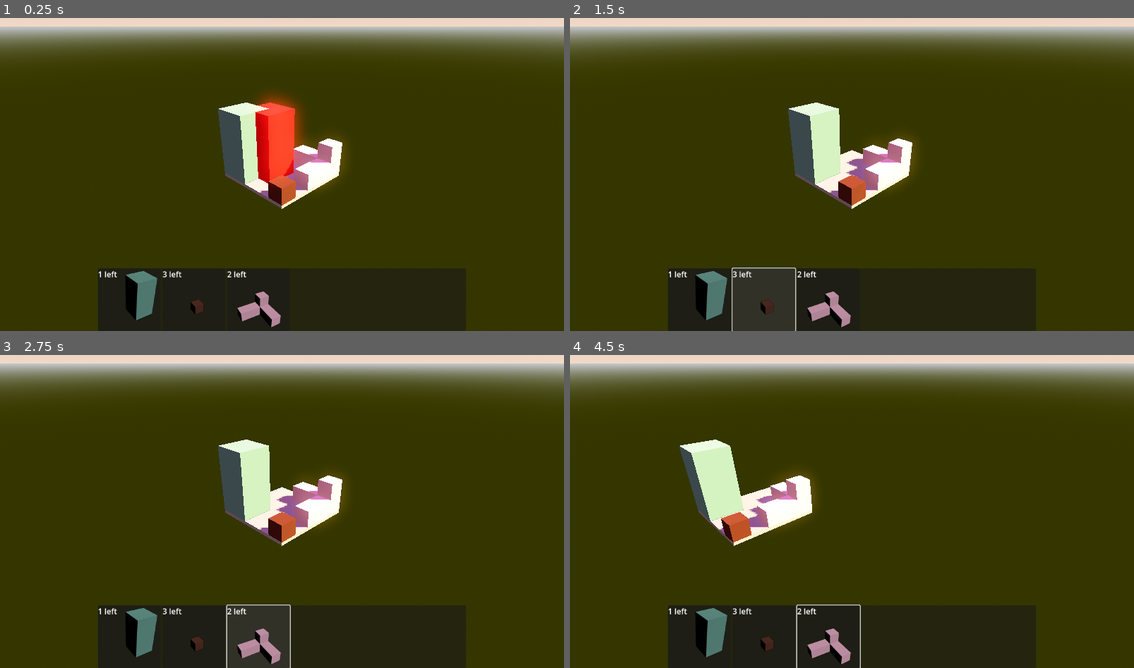
Above: before the commit, frames 1-4 (two rows, left to right).
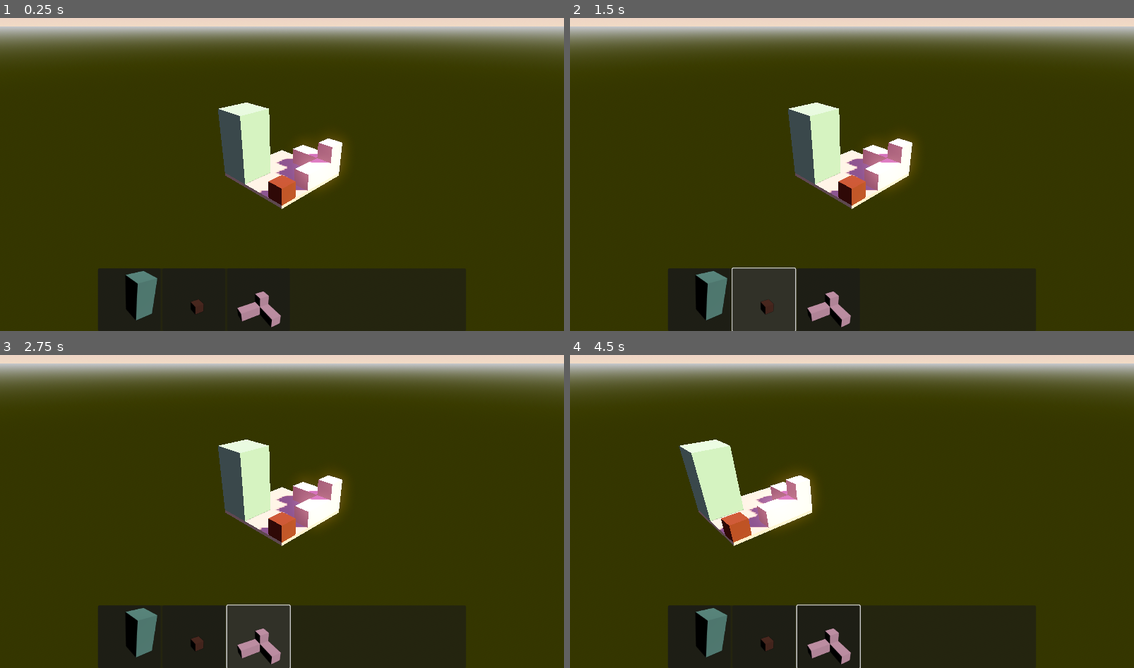
Above: after the commit, the same moments.

Repository: TomMurray/ld54
Game: Godot game, scene res://scenes/levels/test_level.tscn
Same seed, same stepped clock (60 frames per second), same inputs: the game is played once before the commit and once after it.
Inputs (mouse positions are in pixels of both pictures, inside the frame that each line leads up to):
- Up to frame 1 (0.25 s): no input
- Up to frame 2 (1.5 s): click (699, 299) at 0.5 s; click (761, 299) at 1.25 s, where only the run before the commit has a clickable "3 left"
- Up to frame 3 (2.75 s): click (259, 636) at 2 s, where only the run before the commit has a clickable "2 left"
- Up to frame 4 (4.5 s): click (761, 636) at 2.77 s; click (829, 636) at 3.52 s; tap Enter at 4.25 s; move the mouse to (976, 492) at 4.27 s; hold D (move_right) from 4.28 s (still down); click (976, 492) at 4.35 s

The runs differ from the first frame. In frame 1, 2.1% of the frame differs, in the area x 17-54%, y 23-83%; in frame 2, 0.1%; in frame 3, 0.1%; in frame 4, 0.1%.

Commit message:
Get some real inventory selection working and building, without much other logic

Diff:
--- a/project.godot
+++ b/project.godot
@@ -67,8 +67,3 @@
 "events": [Object(InputEventMouseButton,"resource_local_to_scene":false,"resource_name":"","device":-1,"window_id":0,"a …(253 unchanged characters)…
 ]
 }
-build={
-"deadzone": 0.5,
-"events": [Object(InputEventMouseButton,"resource_local_to_scene":false,"resource_name":"","device":-1,"window_id":0,"alt_pressed":false,"shift_pressed":false,"ctrl_pressed":false,"meta_pressed":false,"button_mask":1,"position":Vector2(51, 17),"global_position":Vector2(55, 60),"factor":1.0,"button_index":1,"canceled":false,"pressed":true,"double_click":false,"script":null)
-]
-}
--- a/scenes/inventory_item_button.tscn
+++ b/scenes/inventory_item_button.tscn
@@ -24,5 +24,3 @@
 layout_mode = 0
 offset_right = 40.0
 offset_bottom = 23.0
-
-[connection signal="button_up" from="." to="." method="_on_button_up"]
--- a/scenes/levels/test_level.tscn
+++ b/scenes/levels/test_level.tscn
@@ -1,6 +1,7 @@
-[gd_scene load_steps=17 format=3 uid="uid://cp481581qrtel"]
+[gd_scene load_steps=18 format=3 uid="uid://cp481581qrtel"]
 
 [ext_resource type="PackedScene" uid="uid://dmk4fy0npeb6m" path="res://scenes/constructibles/apartment_block.tscn" id="1_6wnr6"]
+[ext_resource type="Script" path="res://scripts/inventory.gd" id="1_dx15y"]
 [ext_resource type="Script" path="res://scripts/level.gd" id="1_mxfe0"]
 [ext_resource type="Script" path="res://scripts/level_resource_def.gd" id="2_imjbt"]
 [ext_resource type="PackedScene" uid="uid://bdoi88vqtrout" path="res://scenes/constructibles/house_small.tscn" id="2_qea0p"]
@@ -67,10 +68,13 @@
 
 [node name="test_level" type="Node3D"]
 
-[node name="level" type="Node3D" parent="." node_paths=PackedStringArray("res_display")]
+[node name="inventory" type="Node3D" parent="."]
+script = ExtResource("1_dx15y")
+contents = Array[ExtResource("2_imjbt")]([SubResource("Resource_yhi3t"), SubResource("Resource_c2uhj"), SubResource("Resource_o5dmf")])
+
+[node name="level" type="Node3D" parent="." node_paths=PackedStringArray("inventory")]
 script = ExtResource("1_mxfe0")
-level_res = Array[ExtResource("2_imjbt")]([SubResource("Resource_yhi3t"), SubResource("Resource_c2uhj"), SubResource("Resource_o5dmf")])
-res_display = NodePath("../CanvasLayer/MarginContainer/PanelContainer/inventory_display")
+inventory = NodePath("../inventory")
 
 [node name="apartment_block" parent="level" instance=ExtResource("1_6wnr6")]
 transform = Transform3D(1, 0, 0, 0, 1, 0, 0, 0, 1, 1, 0, 1)
@@ -112,8 +116,7 @@
 shadow_enabled = true
 shadow_blur = 2.951
 
-[node name="builder" parent="." node_paths=PackedStringArray("level") instance=ExtResource("7_tmddd")]
-level = NodePath("../level")
+[node name="builder" parent="." instance=ExtResource("7_tmddd")]
 
 [node name="TestMarker" type="CSGSphere3D" parent="."]
 transform = Transform3D(1, 0, 0, 0, 1, 0, 0, 0, 1, 1.10586, 0.678907, 0.499999)
@@ -141,5 +144,10 @@
 [node name="PanelContainer" type="PanelContainer" parent="CanvasLayer/MarginContainer"]
 layout_mode = 2
 
-[node name="inventory_display" parent="CanvasLayer/MarginContainer/PanelContainer" instance=ExtResource("8_qw07l")]
+[node name="inventory_display" parent="CanvasLayer/MarginContainer/PanelContainer" node_paths=PackedStringArray("inventory") instance=ExtResource("8_qw07l")]
 layout_mode = 2
+inventory = NodePath("../../../../inventory")
+
+[connection signal="select_item" from="inventory" to="builder" method="select_constructible"]
+[connection signal="build" from="builder" to="level" method="build_item"]
+[connection signal="item_selected" from="CanvasLayer/MarginContainer/PanelContainer/inventory_display" to="inventory" method="_on_inventory_display_item_selected"]
--- a/scripts/builder.gd
+++ b/scripts/builder.gd
@@ -4,16 +4,13 @@
 ## Represents a visual marker for where a building will
 ## be built next, and which building.
 ## This might also be responsible for actually placing the object (?)
-
-# Take a reference to a level
-@export var level : Level
 @onready var placement_point : Node3D = $display_anchor
 var curr_constructible : Constructible = null
+var curr_inventory_index : int = -1
 
-const selected_constructible : PackedScene = preload("res://scenes/constructibles/apartment_block.tscn")
+signal build(index : int, pos : Vector3)
 
-
-func make_a_move(pos):
+func move_to(pos):
 	if not pos:
 		visible = false
 		return
@@ -27,14 +24,28 @@
 	)
 	position = pos as Vector3
 
+func _unhandled_input(event):
+	if event is InputEventMouseButton:
+		if (event as InputEventMouseButton).is_pressed():
+			try_build()
+
 func try_build():
-	print("try_build")
+	if curr_inventory_index >= 0:
+		if curr_constructible.can_build():
+			build.emit(curr_inventory_index, position)
+		else:
+			print("Can't build there")
 
-
-func _ready():
-	curr_constructible = selected_constructible.instantiate() as Constructible
-	curr_constructible.make_candidate()
-	placement_point.add_child(curr_constructible)
+func select_constructible(index: int, s : PackedScene):
+	if index == curr_inventory_index:
+		return
+	placement_point.remove_child(curr_constructible)
+	curr_constructible = null
+	curr_inventory_index = index
+	if index >= 0:
+		curr_constructible = s.instantiate() as Constructible
+		curr_constructible.make_candidate()
+		placement_point.add_child(curr_constructible)
 
 func _process(delta):
 	pass
--- a/scripts/constructible.gd
+++ b/scripts/constructible.gd
@@ -33,3 +33,6 @@
 	collision_object.get_parent().add_child(area)
 	collision_object.queue_free()
 	collision_object = area
+
+func can_build():
+	return _bodies_overlapping.is_empty()
--- /dev/null
+++ b/scripts/inventory.gd
@@ -0,0 +1,16 @@
+class_name Inventory
+extends Node3D
+
+@export var contents : Array[LevelResourceDef]
+
+signal select_item(index : int, s : PackedScene)
+
+signal update_item_count(index : int, count : int)
+
+func use_item(index : int):
+	contents[index].available_count -= 1
+	update_item_count.emit(index, contents[index].available_count)
+
+
+func _on_inventory_display_item_selected(index):
+	select_item.emit(index, contents[index].constructible)
--- a/scripts/inventory_display.gd
+++ b/scripts/inventory_display.gd
@@ -1,7 +1,16 @@
 class_name InventoryDisplay
 extends Control
 
+@export var inventory : Inventory
+signal item_selected(index : int)
+
 const item_display : PackedScene = preload("res://scenes/inventory_item_button.tscn")
+
+func select_item(index : int):
+	item_selected.emit(index)
+
+func _update_item_count(index : int, count : int):
+	(get_child(index) as InventoryItemButton).set_item_count(count)
 
 func set_contents(contents : Array[LevelResourceDef]):
 	# Clear all children, just in-case
@@ -10,14 +19,25 @@
 		node.queue_free()
 
 	# Add new children
+	var i : int = 0
 	for item in contents:
 		var display = item_display.instantiate()
 		display.set_resource(item)
 		add_child(display)
+		display.connect("button_up", func(): select_item(i))
+		i += 1
 
 # Called when the node enters the scene tree for the first time.
 func _ready():
-	pass # Replace with function body.
+	inventory.connect("update_item_count", _update_item_count)
+	var i : int = 0
+	for item in inventory.contents:
+		var display = item_display.instantiate()
+		display.set_resource(item)
+		add_child(display)
+		display.connect("button_up", func(): select_item(i))
+		i += 1
+
 
 # Called every frame. 'delta' is the elapsed time since the previous frame.
 func _process(delta):
--- a/scripts/inventory_item_button.gd
+++ b/scripts/inventory_item_button.gd
@@ -10,18 +10,17 @@
 func set_resource(r : LevelResourceDef):
 	level_res = r
 
+func set_item_count(count : int):
+	remaining_count.text = "%d left" % count
+
 # Called when the node enters the scene tree for the first time.
 func _ready():
 	photo_stage = load("res://scenes/photo_stage.tscn").instantiate()
 	photo_stage.set_scene(level_res.constructible)
 	photo_stage.texture_baked.connect(_texture_baked)
 	add_child(photo_stage)
-	remaining_count.text = "%d left" % level_res.available_count
 	level_res = null
 
 func _texture_baked(image : Image):
 	ui_texture.texture = ImageTexture.create_from_image(image)
 	remove_child(photo_stage)
-
-func _on_button_up():
-	print("Button pressed!")
--- a/scripts/level.gd
+++ b/scripts/level.gd
@@ -1,9 +1,10 @@
 class_name Level
 extends Node3D
 
-@export var level_res : Array[LevelResourceDef]
-@export var res_display : InventoryDisplay
+@export var inventory : Inventory
 
-func _ready():
-	# Setup inventory display
-	res_display.set_contents(level_res)
+func build_item(inventory_index : int, pos : Vector3):
+	# Get scene from inventory and instantiate it, place it in the scene
+	var inst = inventory.contents[inventory_index].constructible.instantiate() as Constructible
+	add_child(inst)
+	inst.position = pos
--- a/scripts/player_controller.gd
+++ b/scripts/player_controller.gd
@@ -33,8 +33,6 @@
 	elif event.is_action("zoom_in"):
 		zoom += (event as InputEventMouseButton).factor * zoom_step
 		_on_zoom_changed()
-	elif event.is_action("build"):
-		builder.try_build()
 	elif event is InputEventMouseMotion:
 		var moved = (event as InputEventMouseMotion).relative
 		if Input.is_action_pressed("rotate_drag"):
@@ -55,7 +53,7 @@
 	var target_pos = null
 	if not result.is_empty():
 		target_pos = result.position + result.normal * 0.05
-	builder.make_a_move(target_pos)
+	builder.move_to(target_pos)
 
 # Called every frame. 'delta' is the elapsed time since the previous frame.
 func _process(delta):
